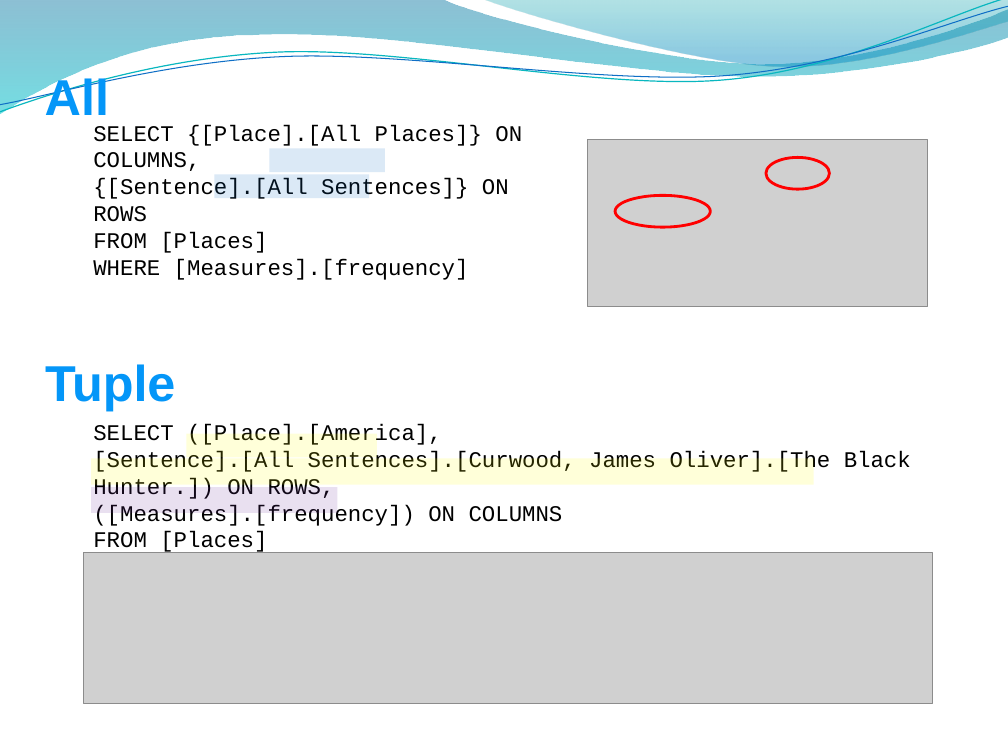
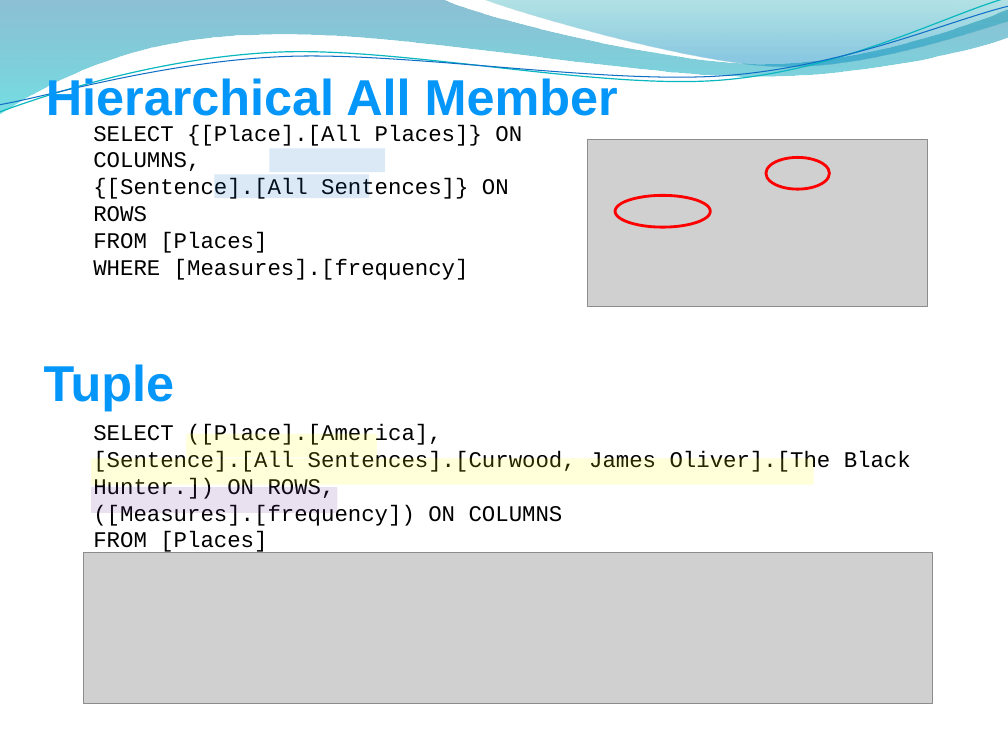
Before and after one commit to edvelezg/unb-dw, a slide deck: slide 28 of project/Presentation/Datawarehousing.pptm (slide 30 before the commit). Drawn at 1008x756 pixels with LibreOffice and Linux fonts; fonts in the diff are those of the drawing; grey boxes stand for pictures; background and template pictures are left out. Boxes give left, top, right and bottom in pixels: in the first picture for what was removed or moved away, otherwise in the second. Text is boxed around its words. In the diff, an @@ line names an element or a change of style, - is before the commit and + after.

```diff
--- a/project/Presentation/Datawarehousing.pptm
+++ b/project/Presentation/Datawarehousing.pptm
@@ text at bbox=[46, 75, 618, 125]: text changed @@
-All
+Hierarchical All Member
```
Also in this commit, not shown: 5 other slides changed, 6 other files.
